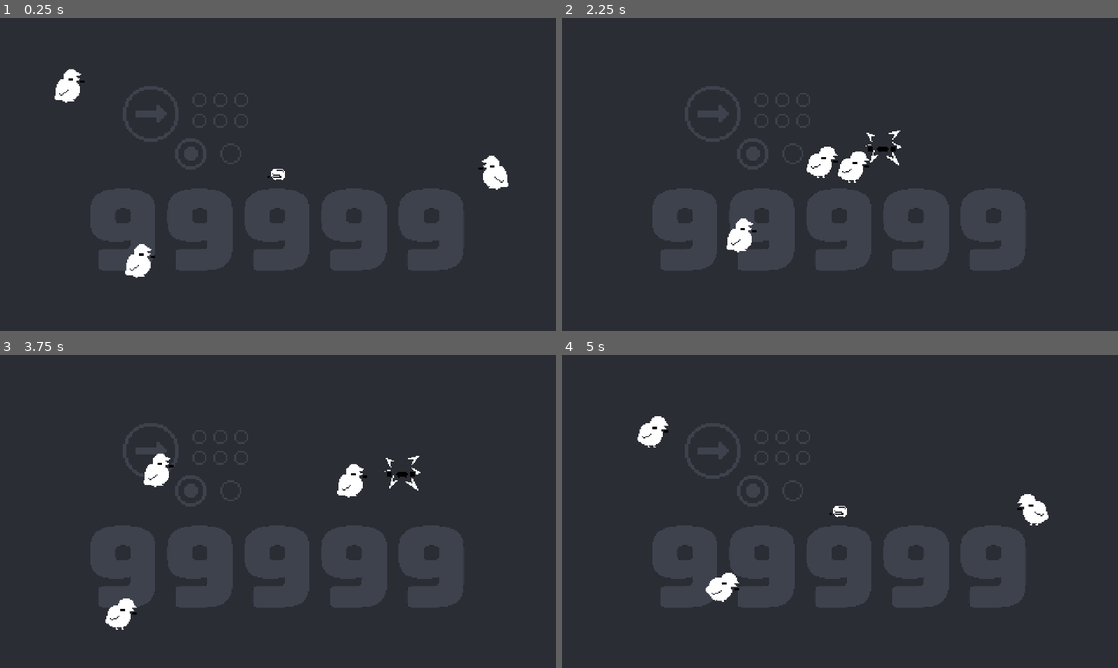
Above: before the commit, frames 1-4 (two rows, left to right).
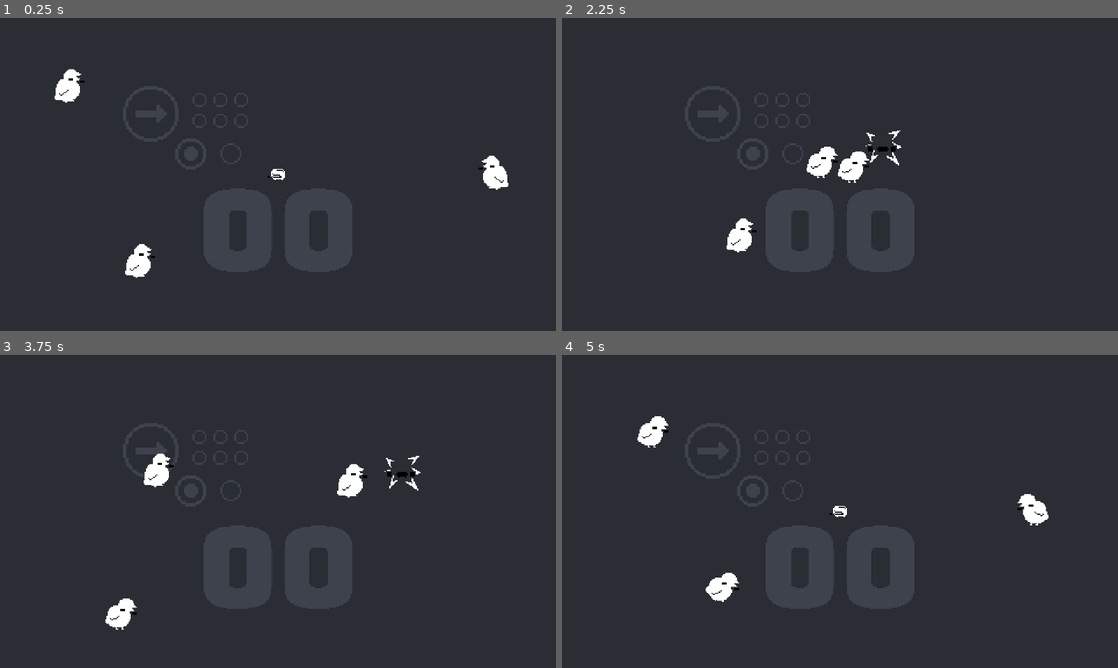
Above: after the commit, the same moments.

Repository: tm-nielsen/arcade-jam-2024
Game: Godot game, scene res://scenes/root.tscn
The game is run twice, just before and just after one commit, with the same random seed, the same clock (stepped at 60 frames per second) and the same inputs.
Inputs (mouse positions are in pixels of both pictures, inside the frame that each line leads up to):
- Up to frame 1 (0.25 s): no input
- Up to frame 2 (2.25 s): move the mouse to (962, 158) at 0.52 s; tap 1 (select_1_player) at 0.6, 2.1 s; move the mouse to (728, 190) at 1.27 s; tap 2 (select_2_players) at 1.35 s; move the mouse to (895, 105) at 2.02 s
- Up to frame 3 (3.75 s): move the mouse to (250, 574) at 2.77 s; tap 2 (select_2_players) at 2.85 s; move the mouse to (444, 558) at 3.52 s; tap 1 (select_1_player) at 3.6 s
- Up to frame 4 (5 s): click "Play Again" at 4.25 s

The runs differ from the first frame. In frame 1, 9.4% of the frame differs, in the area x 16-84%, y 54-82%; in frame 2, 9.5%; in frame 3, 9.6%; in frame 4, 9.6%.

Commit message:
Fixed bugs in score display

Diff:
--- a/scripts/score_display.gd
+++ b/scripts/score_display.gd
@@ -4,6 +4,8 @@
 @export var size_tween_scale: float = 1.1
 @export var size_tween_grow_duration: float = 0.2
 @export var size_tween_shrink_duration: float = 0.3
+
+@onready var base_scale = scale
 
 var displayed_score: int = 0
 
@@ -12,6 +14,7 @@
 
 func _ready():
   ScoreManager.score_added.connect(_on_score_added)
+  text = "00"
 
 func _on_score_added(_points: int):
   if count_tween:
@@ -26,8 +29,8 @@
 
   size_tween = create_tween()
   size_tween.set_trans(Tween.TRANS_BACK)
-  size_tween.tween_property(self, "scale", size_tween_scale, size_tween_grow_duration)
-  size_tween.tween_property(self, "scale", 1, size_tween_shrink_duration)
+  size_tween.tween_property(self, "scale", size_tween_scale * base_scale, size_tween_grow_duration)
+  size_tween.tween_property(self, "scale", base_scale, size_tween_shrink_duration)
 
 
 func _set_display_score(score: int):
